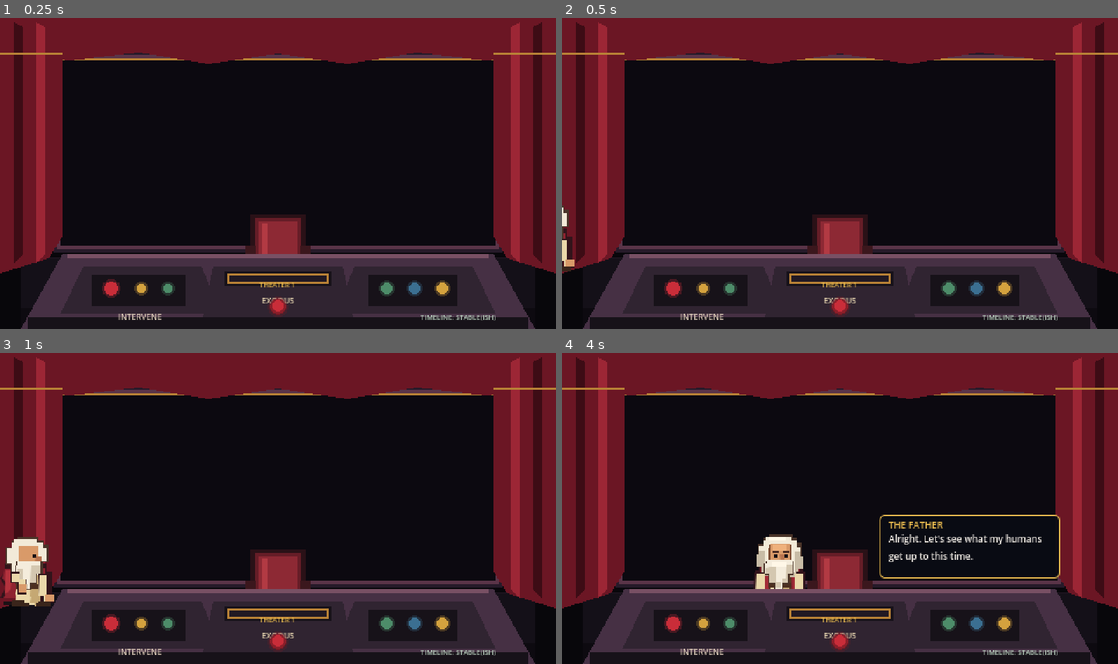
Above: before the commit, frames 1-4 (two rows, left to right).
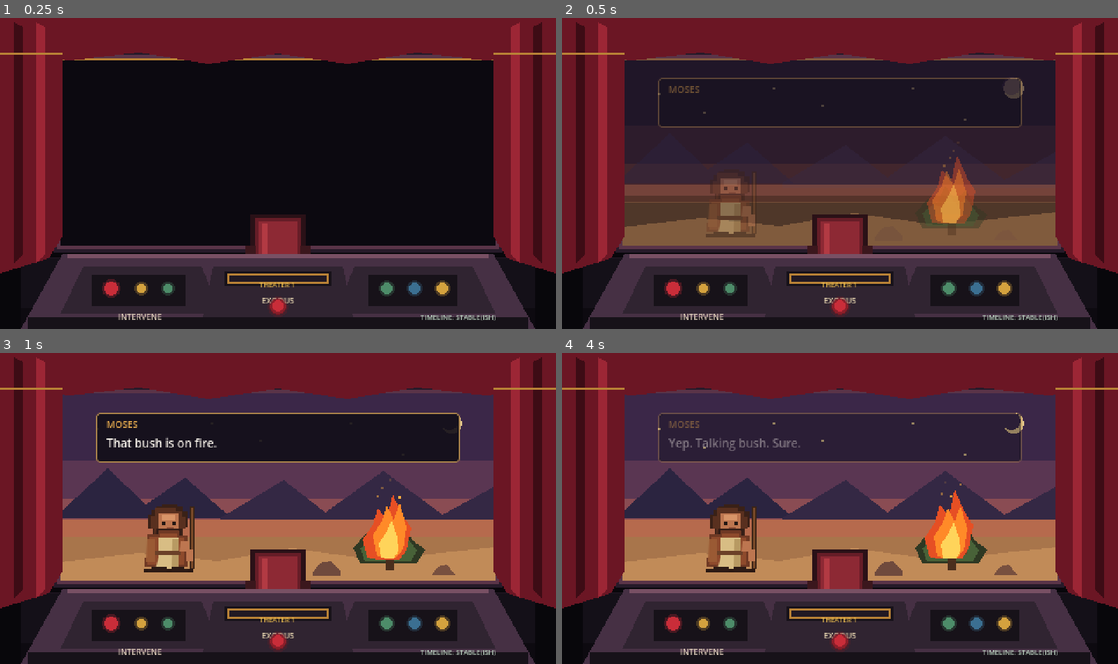
Above: after the commit, the same moments.

Repository: badmrfrosty313/the-bible-sort-of
Game: Godot game, scene res://scenes/theater/theater.tscn
Same seed, same stepped clock (60 frames per second), same inputs: the game is played once before the commit and once after it.
Inputs:
- Up to frame 1 (0.25 s): no input
- Up to frame 2 (0.5 s): no input
- Up to frame 3 (1 s): no input
- Up to frame 4 (4 s): no input

Frame 1 is identical in both runs. In frame 2, 30% of the frame differs, in the area x 0-90%, y 12-82%; in frame 3, 38%; in frame 4, 46%, in the area x 10-90%, y 12-76%.
Error after the commit: Parse Error: Preload file "res://art/characters/father/father_sit_back.svg" does not exist. (res://scripts/father.gd:12)

Commit message:
Add rear-facing Father pose for theater console

Diff:
--- a/scripts/father.gd
+++ b/scripts/father.gd
@@ -9,6 +9,7 @@
 const WALK_A_TEXTURE := preload("res://art/characters/father/father_walk_a.svg")
 const WALK_B_TEXTURE := preload("res://art/characters/father/father_walk_b.svg")
 const SIT_TEXTURE := preload("res://art/characters/father/father_sit.svg")
+const SIT_BACK_TEXTURE := preload("res://art/characters/father/father_sit_back.svg")
 const REACT_TEXTURE := preload("res://art/characters/father/father_react.svg")
 
 var state: State = State.IDLE
@@ -23,20 +24,17 @@
 	legacy_sprite = get_node_or_null("Sprite2D") as Sprite2D
 	if legacy_sprite:
 		legacy_sprite.visible = false
-
 	character_sprite = Sprite2D.new()
 	character_sprite.name = "CharacterSprite"
 	character_sprite.texture_filter = CanvasItem.TEXTURE_FILTER_NEAREST
 	character_sprite.centered = true
 	character_sprite.position = Vector2(0, -31)
 	add_child(character_sprite)
-
 	stand()
 
 func _process(delta: float) -> void:
 	if character_sprite == null:
 		return
-
 	if state == State.WALKING:
 		walk_elapsed += delta
 		var next_frame := int(floor(walk_elapsed * 8.0)) % 2
@@ -45,7 +43,6 @@
 			character_sprite.texture = WALK_A_TEXTURE if walk_frame == 0 else WALK_B_TEXTURE
 		character_sprite.position.y = -31.0 + float(walk_frame)
 		return
-
 	if state == State.WATCHING:
 		idle_elapsed += delta
 		var breath := 1.0 if int(idle_elapsed * 1.7) % 4 == 3 else 0.0
@@ -114,13 +111,13 @@
 	state = State.SITTING
 	facing_left = false
 	idle_elapsed = 0.0
-	_apply_texture(SIT_TEXTURE)
+	_apply_texture(SIT_BACK_TEXTURE)
 
 func watch_stage() -> void:
 	state = State.WATCHING
 	facing_left = false
 	idle_elapsed = 0.0
-	_apply_texture(SIT_TEXTURE)
+	_apply_texture(SIT_BACK_TEXTURE)
 
 func react() -> void:
 	state = State.REACTING
